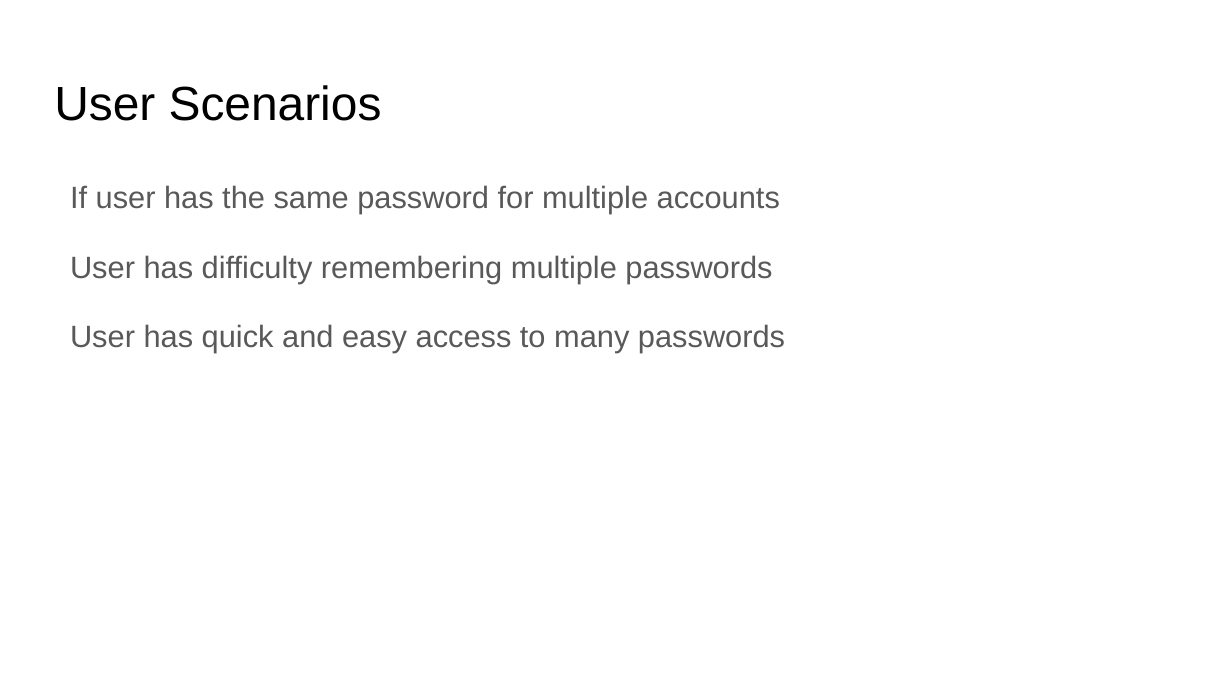
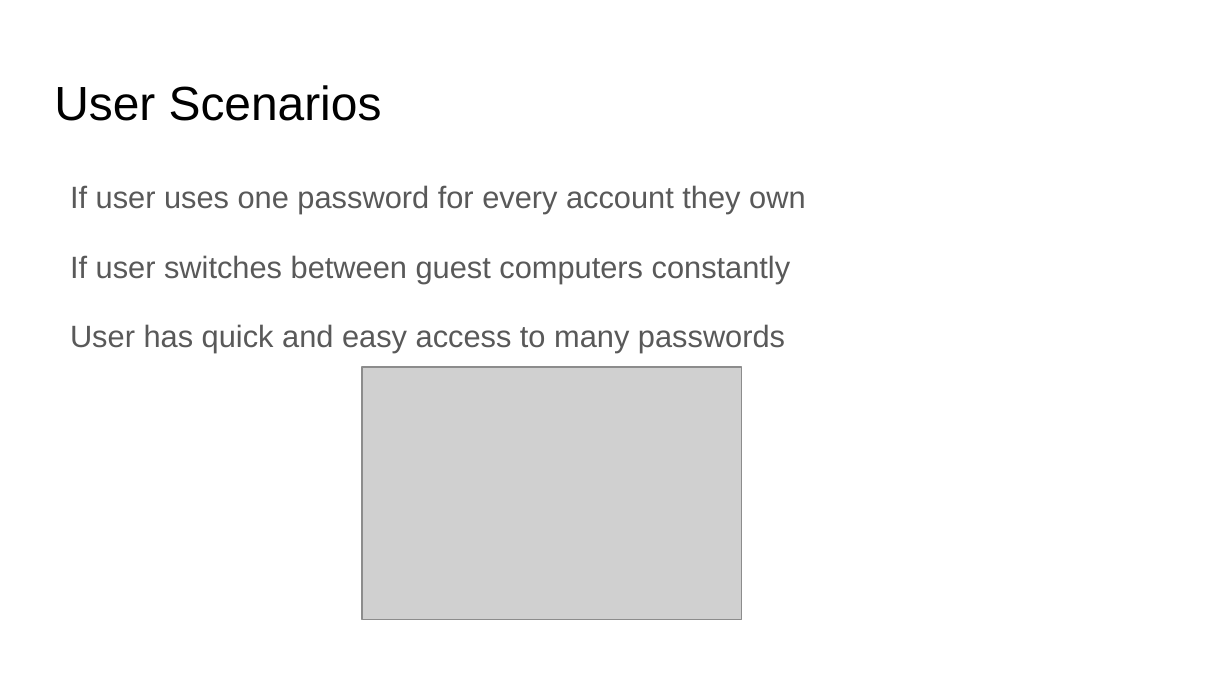
Before and after one commit to LeiLiu95/Password-Protector, a slide deck: slide 5 of Project Presentation.pptx. Drawn at 1232x693 pixels with LibreOffice and Linux fonts; fonts in the diff are those of the drawing; grey boxes stand for pictures. Boxes give left, top, right and bottom in pixels: in the first picture for what was removed or moved away, otherwise in the second. Text is boxed around its words. In the diff, an @@ line names an element or a change of style, - is before the commit and + after.

```diff
--- a/Project Presentation.pptx
+++ b/Project Presentation.pptx
@@ text at [70, 185, 805, 283]: text changed @@
-If user has the same password for multiple accounts
-User has difficulty remembering multiple passwords
+If user uses one password for every account they own
+If user switches between guest computers constantly
@@ picture added at [362, 367, 742, 620] @@
```
Also in this commit, not shown: 5 other slides changed.
